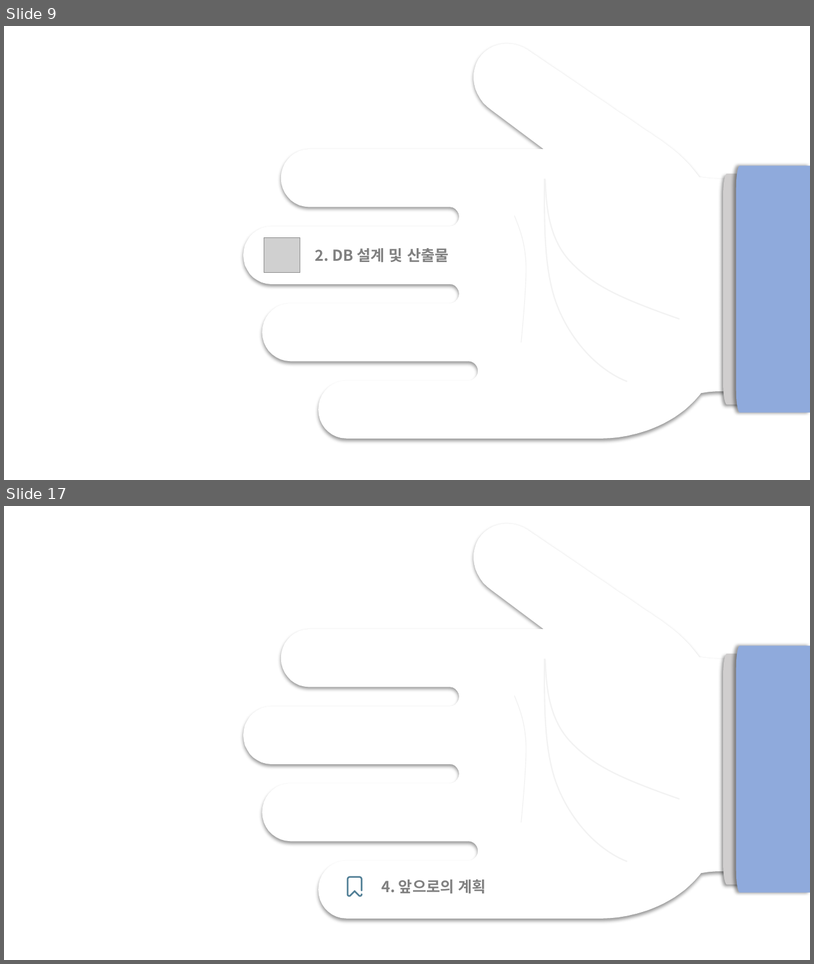
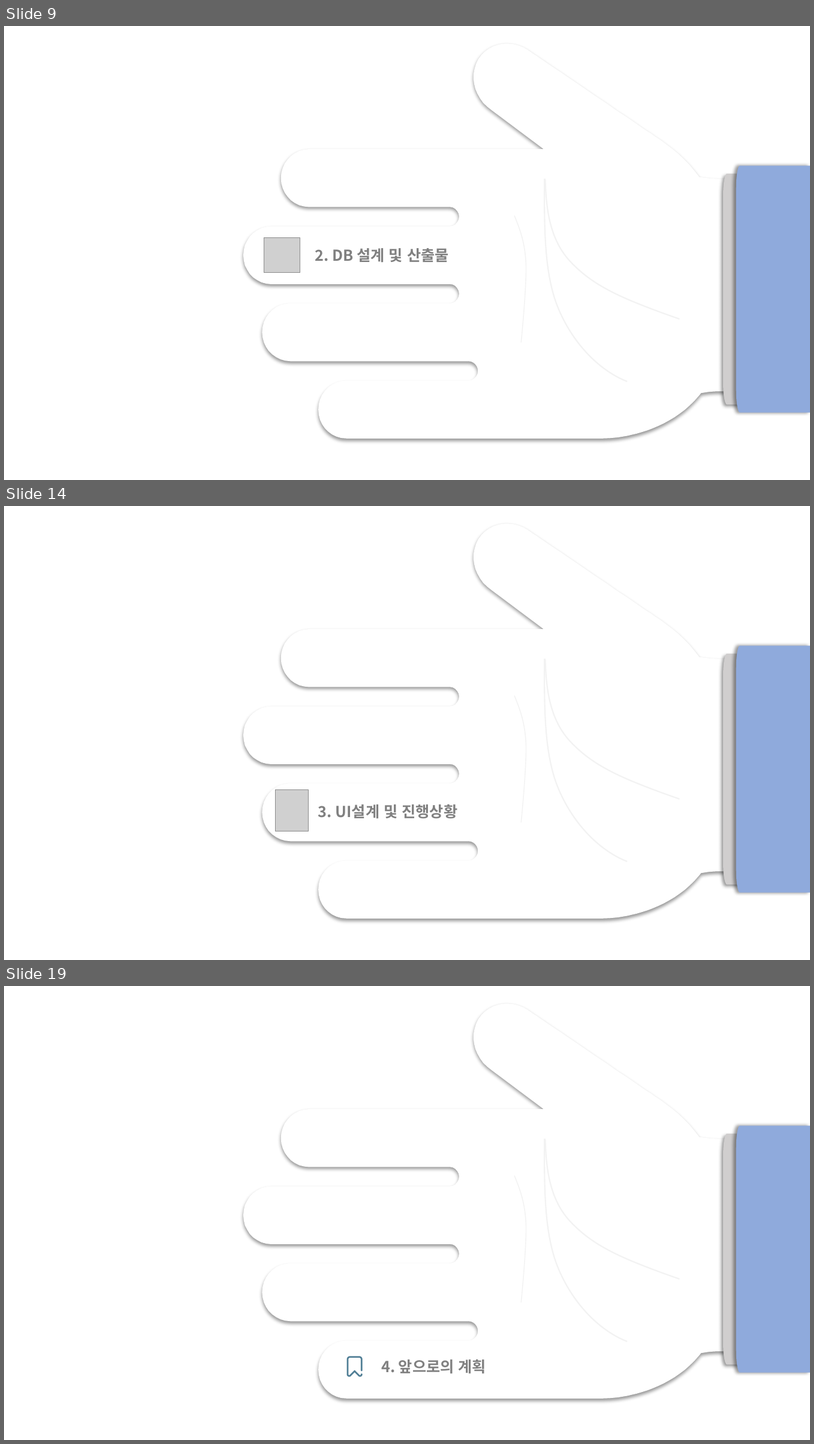
Before and after one commit to juhyeonjong2/EzenCompany, a slide deck: Documents/8. 발표/1. 중간발표/중간발표.pptx. Shown one above the other, each under a label of ours: slides 9 and 17 before the commit, slides 9, 14 and 19 after it; the slides between them are not shown. The pictures are 814x964 and 814x1444 pixels, drawn with LibreOffice and Linux fonts; fonts in the diff are those of the drawing; grey boxes stand for pictures. Boxes give left, top, right and bottom in pixels: in the first picture for what was removed or moved away, otherwise in the second. Text is boxed around its words. In the diff, an @@ line names an element or a change of style, - is before the commit and + after.

```diff
--- a/Documents/8. 발표/1. 중간발표/중간발표.pptx
+++ b/Documents/8. 발표/1. 중간발표/중간발표.pptx
@@ slide 14 added at (x1=4, y1=506, x2=810, y2=960), background #FFFFFF @@
@@ freeform shape added at (x1=243, y1=524, x2=810, y2=919), fill #FFFFFF @@
@@ freeform shape added at (x1=737, y1=646, x2=810, y2=892), fill #8FAADC @@
@@ freeform shape added at (x1=545, y1=658, x2=628, y2=861), outline #F2F2F2 1.5 pt @@
@@ freeform shape added at (x1=545, y1=658, x2=680, y2=799), outline #F2F2F2 1.5 pt @@
@@ freeform shape added at (x1=724, y1=654, x2=798, y2=884), fill #D0CECE @@
@@ freeform shape added at (x1=515, y1=696, x2=526, y2=822), outline #F2F2F2 1 pt @@
@@ picture added at (x1=276, y1=789, x2=309, y2=831) @@
@@ text added at (x1=318, y1=804, x2=458, y2=818), 18 pt, text #808080, bold @@
+3. UI설계 및 진행상황
@@ what was slide 17 is now slide 19 @@
```
Also in this commit, not shown: 12 slides changed, 5 other slides added, 3 slides removed.
